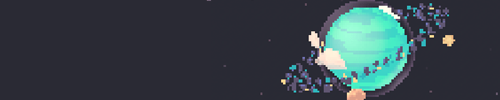
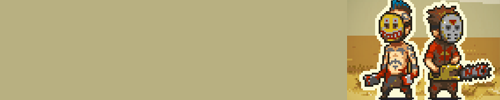
Layered file, before and after one edit (500x100). Changes by layer:
added layer "图层 3" above "图层 1" over (347, 0, 500, 100)
hid "图层 1" over (206, 0, 500, 100)
painted on "背景" over (0, 0, 500, 100)
